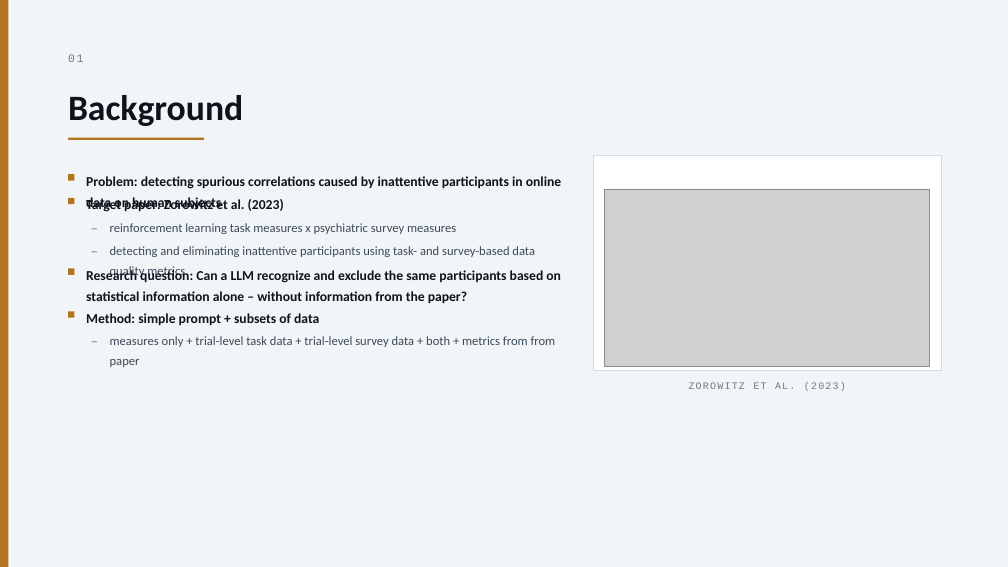
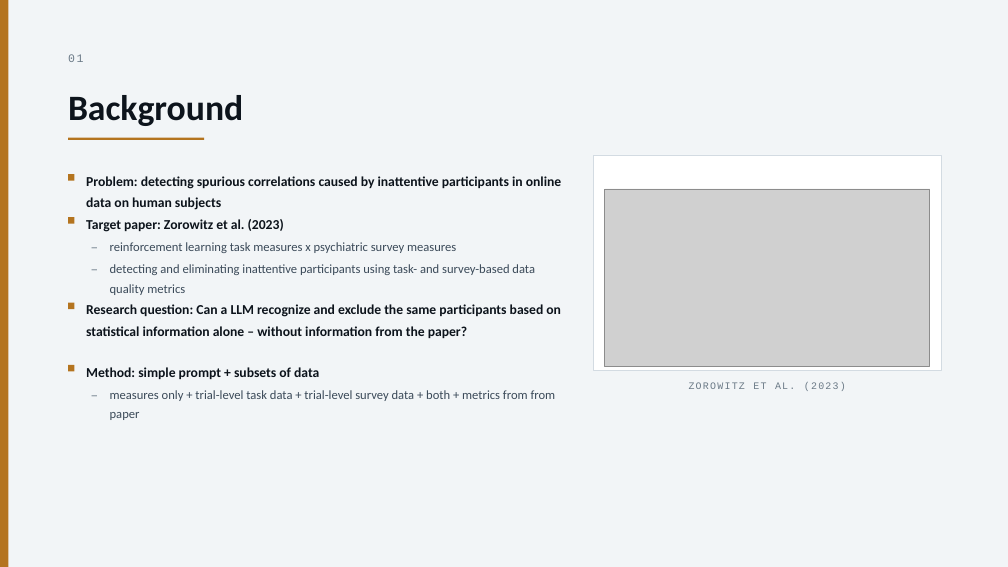
Before and after one commit to silvererudite/hackathon-project, a slide deck: slide 2 of project_slides_final_version_styled.pptx. Drawn at 1008x567 pixels with LibreOffice and Linux fonts; fonts in the diff are those of the drawing; grey boxes stand for pictures. Boxes give left, top, right and bottom in pixels: in the first picture for what was removed or moved away, otherwise in the second. Text is boxed around its words. In the diff, an @@ line names an element or a change of style, - is before the commit and + after.

```diff
--- a/project_slides_final_version_styled.pptx
+++ b/project_slides_final_version_styled.pptx
@@ text "Target paper: Zorowitz et al. ..." rewrapped from [216, 199, 284, 211] to [86, 219, 284, 232] @@
@@ 2 texts, 1 rectangle: place and size @@
-2 texts, 1 rectangle at [68, 198, 104, 261]
+2 texts, 1 rectangle at [68, 217, 104, 279]
@@ text "reinforcement learning task measures x ...": place and size @@
-text "reinforcement learning task measures x ..." at [110, 223, 456, 234]
+text "reinforcement learning task measures x ..." at [110, 242, 456, 253]
@@ text "detecting and eliminating inattentive participants ...": place and size @@
-text "detecting and eliminating inattentive participants ..." at [110, 246, 535, 278]
+text "detecting and eliminating inattentive participants ..." at [110, 264, 535, 295]
@@ text "Research question: Can a LLM ...": place and size @@
-text "Research question: Can a LLM ..." at [86, 269, 561, 303]
+text "Research question: Can a LLM ..." at [86, 304, 561, 338]
@@ rectangle: place and size @@
-rectangle at [68, 268, 75, 275]
+rectangle at [68, 302, 75, 309]
@@ text "Method: simple prompt + subsets ...": place and size @@
-text "Method: simple prompt + subsets ..." at [86, 313, 319, 325]
+text "Method: simple prompt + subsets ..." at [86, 367, 319, 379]
@@ rectangle: place and size @@
-rectangle at [68, 312, 75, 318]
+rectangle at [68, 365, 75, 372]
@@ text "–": place and size @@
-text "–" at [91, 328, 104, 351]
+text "–" at [91, 382, 104, 405]
@@ text "measures only + trial-level task ...": place and size @@
-text "measures only + trial-level task ..." at [110, 336, 556, 367]
+text "measures only + trial-level task ..." at [110, 390, 556, 420]
```
Also in this commit, not shown: 1 other slide changed, 1 other file.
